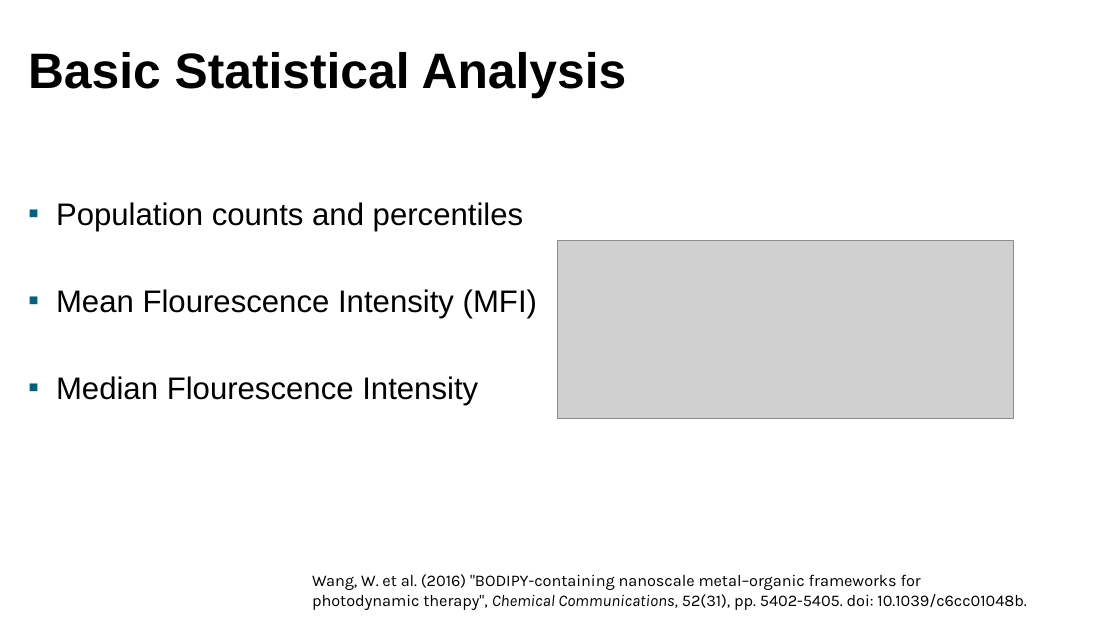
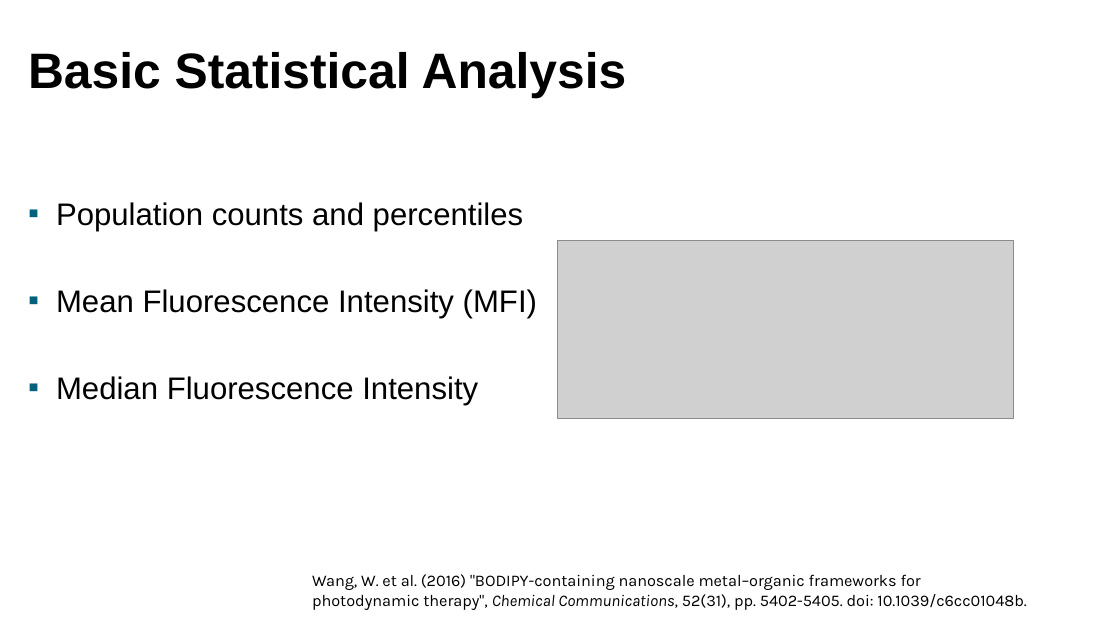
Before and after one commit to niaid/computational.flow.cytometry, a slide deck: slide 12 of Introduction to Computational Flow Cytometry in R.pptx. Drawn at 1120x630 pixels with LibreOffice and Linux fonts; fonts in the diff are those of the drawing; grey boxes stand for pictures; background and template pictures are left out. Boxes give left, top, right and bottom in pixels: in the first picture for what was removed or moved away, otherwise in the second. Text is boxed around its words. In the diff, an @@ line names an element or a change of style, - is before the commit and + after.

```diff
--- a/Introduction to Computational Flow Cytometry in R.pptx
+++ b/Introduction to Computational Flow Cytometry in R.pptx
@@ text at [56, 289, 537, 405]: text changed @@
-▪ Mean Flourescence Intensity (MFI)
-▪ Median Flourescence Intensity
+▪ Mean Fluorescence Intensity (MFI)
+▪ Median Fluorescence Intensity
```
Also in this commit, not shown: 4 other slides changed, 2 other files.
